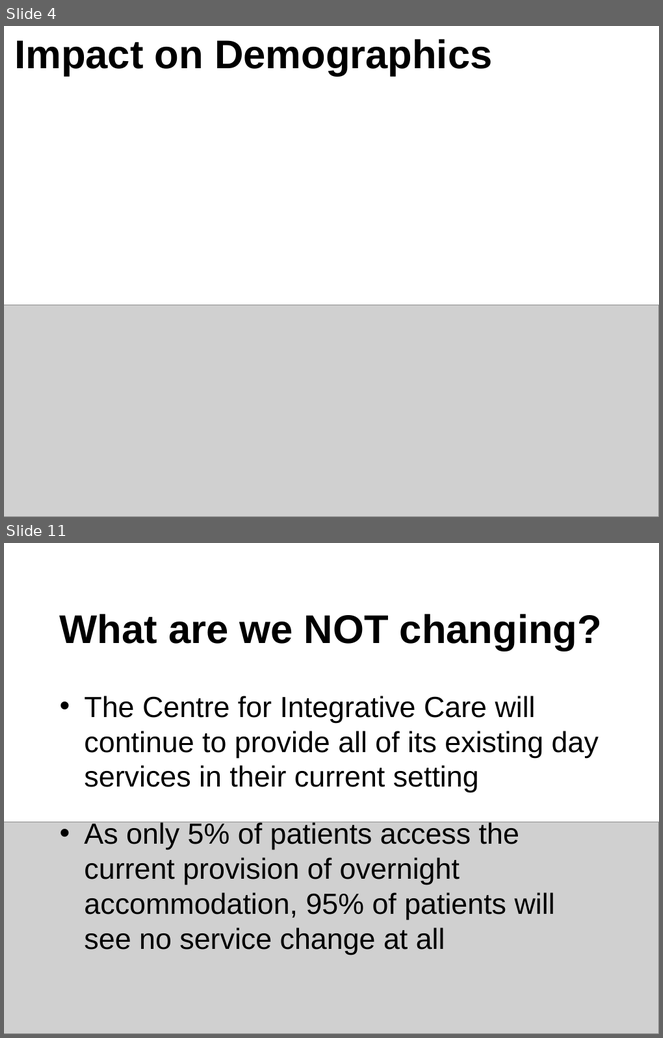
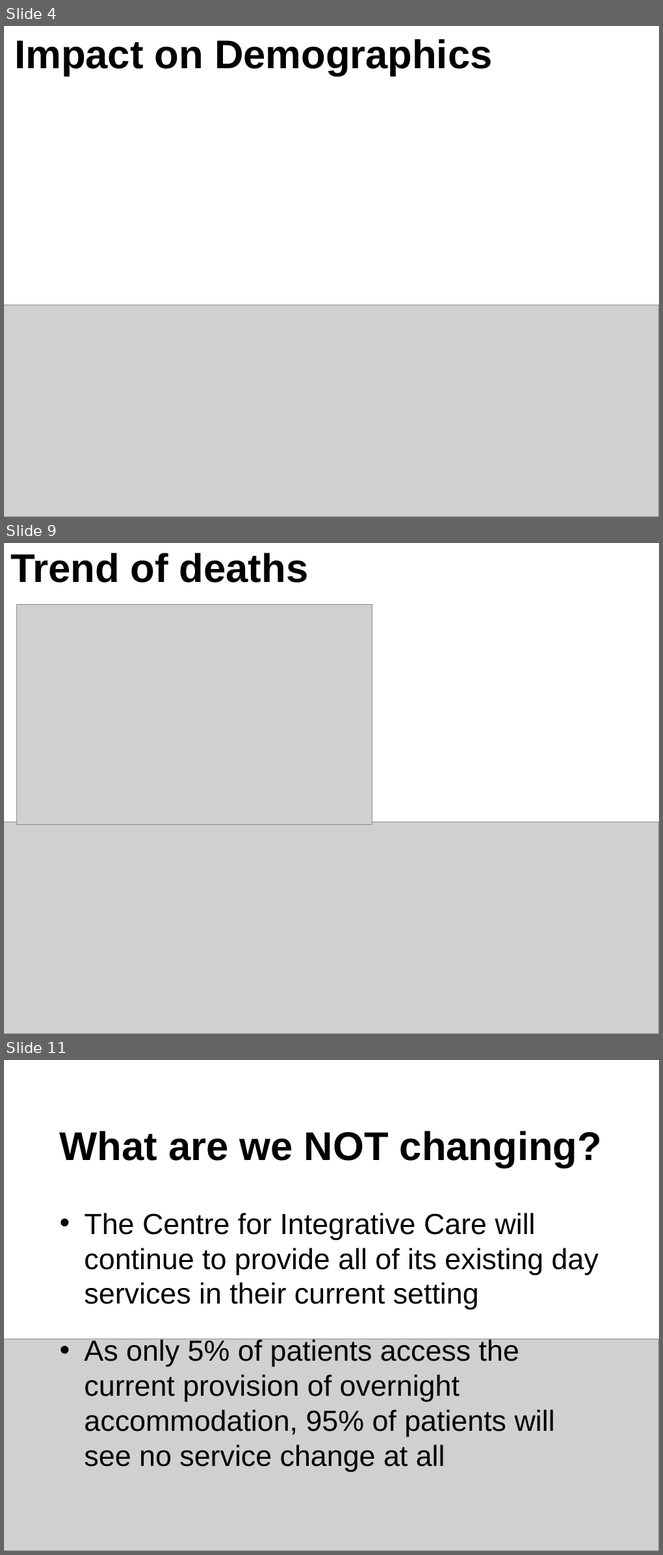
Before and after one commit to RMorton24/phs_group_project, a slide deck: Final Powerpoint presentation for 12.08.22.pptx. Shown one above the other, each under a label of ours: slides 4 and 11 before the commit, slides 4, 9 and 11 after it; the slides between them are not shown. The pictures are 663x1038 and 663x1555 pixels, drawn with LibreOffice and Linux fonts; fonts in the diff are those of the drawing; grey boxes stand for pictures. Boxes give left, top, right and bottom in pixels: in the first picture for what was removed or moved away, otherwise in the second. Text is boxed around its words. In the diff, an @@ line names an element or a change of style, - is before the commit and + after.

```diff
--- a/Final Powerpoint presentation for 12.08.22.pptx
+++ b/Final Powerpoint presentation for 12.08.22.pptx
@@ slide 9 added at (x1=4, y1=543, x2=659, y2=1034), background #FFFFFF @@
@@ title added at (x1=10, y1=553, x2=308, y2=583), 44 pt, text #000000, bold @@
+Trend of deaths
@@ picture added at (x1=17, y1=605, x2=372, y2=824) @@
@@ picture added at (x1=4, y1=822, x2=659, y2=1034) @@
```
Also in this commit, not shown: 2 slides changed, 3 other slides added, 4 slides removed, 1 other file.
